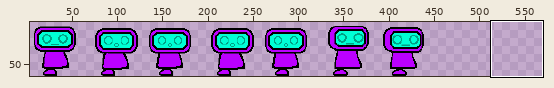
One commit to this sprite sheet: assets/robotwalkOneLeg.png. The first picture is a wide view before the edit; the outline marks the close-up.
Close-up. Before the edit:
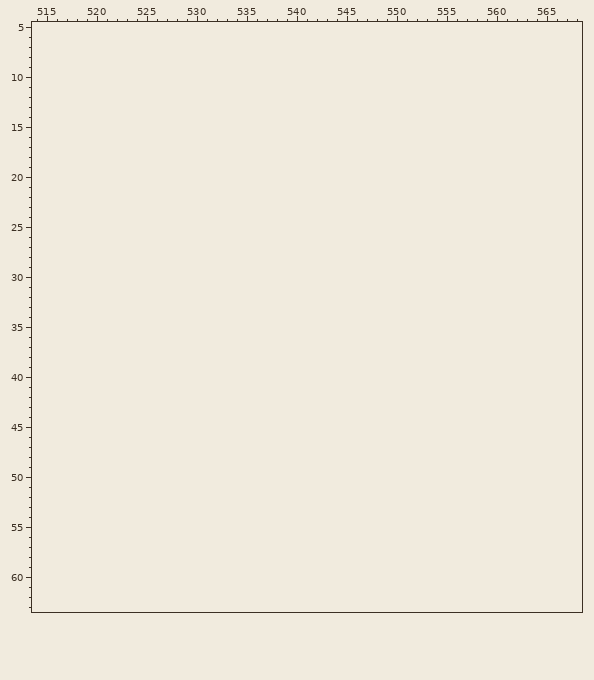
The file is 448x64 pixels. Colours within 5 levels of each other are drawn and written as one. Shown: x 514..568, y 5..63. The old version is drawn lined up with the new one, on the new canvas. The wide view leaves out empty margins. The commit also changed other parts of the picture, which this record leaves out.
Palette (. is transparent): 
Pixels before (only the part around the change), first column x 514:
 5 .....................................................
 6 .....................................................
 7 .....................................................
 8 .....................................................
 9 .....................................................
10 .....................................................
11 .....................................................
12 .....................................................
13 .....................................................
14 .....................................................
15 .....................................................
16 .....................................................
17 .....................................................
18 .....................................................
19 .....................................................
20 .....................................................
21 .....................................................
22 .....................................................
23 .....................................................
24 .....................................................
25 .....................................................
26 .....................................................
27 .....................................................
28 .....................................................
29 .....................................................
30 .....................................................
31 .....................................................
32 .....................................................
33 .....................................................
34 .....................................................
35 .....................................................
36 .....................................................
37 .....................................................
38 .....................................................
39 .....................................................
40 .....................................................
41 .....................................................
42 .....................................................
43 .....................................................
44 .....................................................
45 .....................................................
46 .....................................................
47 .....................................................
48 .....................................................
49 .....................................................
50 .....................................................
51 .....................................................
52 .....................................................
53 .....................................................
54 .....................................................
55 .....................................................
56 .....................................................
57 .....................................................
58 .....................................................
59 .....................................................
60 .....................................................
61 .....................................................
62 .....................................................
63 .....................................................
The result:
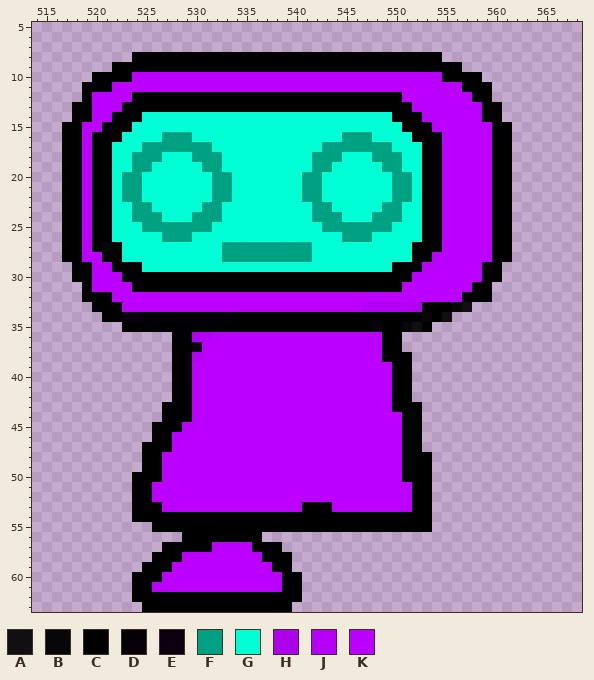
Colours new in this view: A #000000e8  B #000000f5  C #000000  D #050008  E #0b000f  F #00a083  G #00ffd4  H #ad00ec  J #b500f6  K #bb00ff
Edits made:
canvas 448x64 -> 576x64
Changed rows in their new state; - is an unchanged pixel.
first column x 517:
 8 -------CCCCCCCCCCCCCCCCCCCCCCCCCCCCCCC-------
 9 -----CCCCCCCCCCCCCCCCCCCCCCCCCCCCCCCCCCC-----
10 ---CCCCKKKKKKKKKKKKKKKKKKKKKKKKKKKKKKKCCCC---
11 --CCCKKKKKKKKKKKKKKKKKKKKKKKKKKKKKKKKKKKCCC--
12 --CKKKKCCCCCCCCCCCCCCCCCCCCCCCCCCCKKKKKKKCC--
13 -CCKKKCCCCCCCCCCCCCCCCCCCCCCCCCCCCCKKKKKKKCC-
14 -CCKKCCCGGGGGGGGGGGGGGGGGGGGGGGGGCCCKKKKKKCC-
15 CCKKCCCGGGGGGGGGGGGGGGGGGGGGGGGGGGCCCKKKKKKCC
16 CCKCCCGGGGFFFGGGGGGGGGGGGGGGFFFGGGGCCCKKKKKCC
17 CCKCCGGGFFFFFFFGGGGGGGGGGGFFFFFFFGGGCCKKKKKCC
18 CCKCCGGFFFGGGFFFGGGGGGGGGFFFGGGFFFGGCCKKKKKCC
19 CCKCCGGFFGGGGGFFGGGGGGGGGFFGGGGGFFGGCCKKKKKCC
20 CCKCCGFFGGGGGGGFFGGGGGGGFFGGGGGGGFFGCCKKKKKCC
21 CCKCCGFFGGGGGGGFFGGGGGGGFFGGGGGGGFFGCCKKKKKCC
22 CCKCCGFFGGGGGGGFFGGGGGGGFFGGGGGGGFFGCCKKKKKCC
23 CCKCCGGFFGGGGGFFGGGGGGGGGFFGGGGGFFGGCCKKKKKCC
24 CCKCCGGFFFGGGFFFGGGGGGGGGFFFGGGFFFGGCCKKKKKCC
25 CCKCCGGGFFFFFFFGGGGGGGGGGGFFFFFFFGGGCCKKKKKCC
26 CCKCCGGGGGFFFGGGGGGGGGGGGGGGFFFGGGGGCCKKKKKCC
27 CCKCBCGGGGGGGGGGFFFFFFFFFGGGGGGGGGGCCCKKKKKCC
28 CCKKCCGGGGGGGGGGFFFFFFFFFGGGGGGGGGGCCKKKKKKCC
29 -CCKKCCCGGGGGGGGGGGGGGGGGGGGGGGGGCCCKKKKKKCC-
30 -CCKKKCCCCCCCCCCCCCCCCCCCCCCCCCCCCCKKKKKKKCC-
31 --CKKKKCCCCCCCCCCCCCCCCCCCCCCCCCCCKKKKKKKCC--
32 --CCCKKKKKKKKKKKKKKKKKKKKKKKKKKKKKKKKKKKCCC--
33 ---CCCKKKKKKKKKKKKKKKKKKKKKKKKJJJJJHCCCBA----
34 ----CCEEDDDDDDDDDCCCCCCCCCCCCCCCCCCCBCA------
35 ------CCCCCCCCCCCCCCCCCCCCCCCCCECCBAC--------
36 -----------CCJJKKKKKKKKKKKKKKKKKCC-----------
37 -----------CCEKKKKKKKKKKKKKKKKKKCC-----------
38 -----------CCJKKKKKKKKKKKKKKKKKKCCC----------
39 -----------CCKKKKKKKKKKKKKKKKKKKKCC----------
40 -----------CCKKKKKKKKKKKKKKKKKKKKCC----------
41 -----------CCKKKKKKKKKKKKKKKKKKKKCC----------
42 -----------CCKKKKKKKKKKKKKKKKKKKKCC----------
43 ----------CCCKKKKKKKKKKKKKKKKKKKKCCC---------
44 ----------CCCKKKKKKKKKKKKKKKKKKKKKCC---------
45 ---------CCCKKKKKKKKKKKKKKKKKKKKKKCC---------
46 ---------CCKKKKKKKKKKKKKKKKKKKKKKKCC---------
47 --------CCCKKKKKKKKKKKKKKKKKKKKKKKCC---------
48 --------CCKKKKKKKKKKKKKKKKKKKKKKKKCCC--------
49 --------CCKKKKKKKKKKKKKKKKKKKKKKKKCCC--------
50 -------CCCKKKKKKKKKKKKKKKKKKKKKKKKCCC--------
51 -------CCKKKKKKKKKKKKKKKKKKKKKKKKKKCC--------
52 -------CCKKKKKKKKKKKKKKKKKKKKKKKKKKCC--------
53 -------CCCKKKKKKKKKKKKKKCCCKKKKKKKKCC--------
54 -------CCCCCCCCCCCCCCCCCCCCCCCCCCCCCC--------
55 ---------CCCCCCCCCCCCCCCCCCCCCCCCCCCC--------
56 ------------CCCCCCCC-------------------------
57 ----------CCCCCKKKKCCC-----------------------
58 ---------CCCKKKKKKKKCCC----------------------
59 --------CCCKKKKKKKKKKCC----------------------
60 -------CCCKKKKKKKKKKKKCC---------------------
61 -------CCKKKKKKKKKKKKKCC---------------------
62 -------CCCCCCCCCCCCCCCCC---------------------
63 --------CCCCCCCCCCCCCCC----------------------
Boxes around the changes in both close-ups, in picture pixels (x1, y1, x2, y2):
added: (62, 52, 512, 612)
